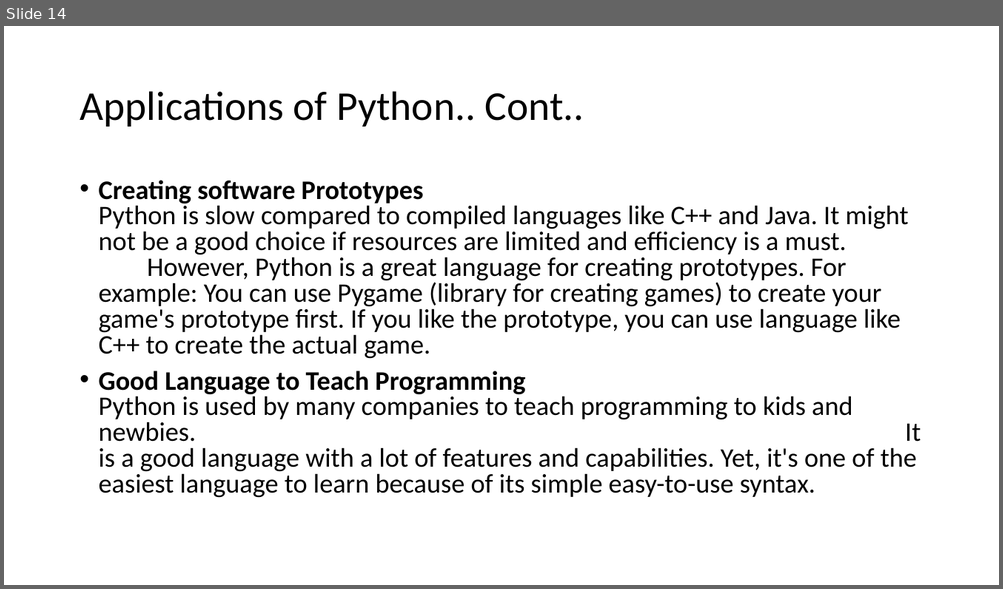
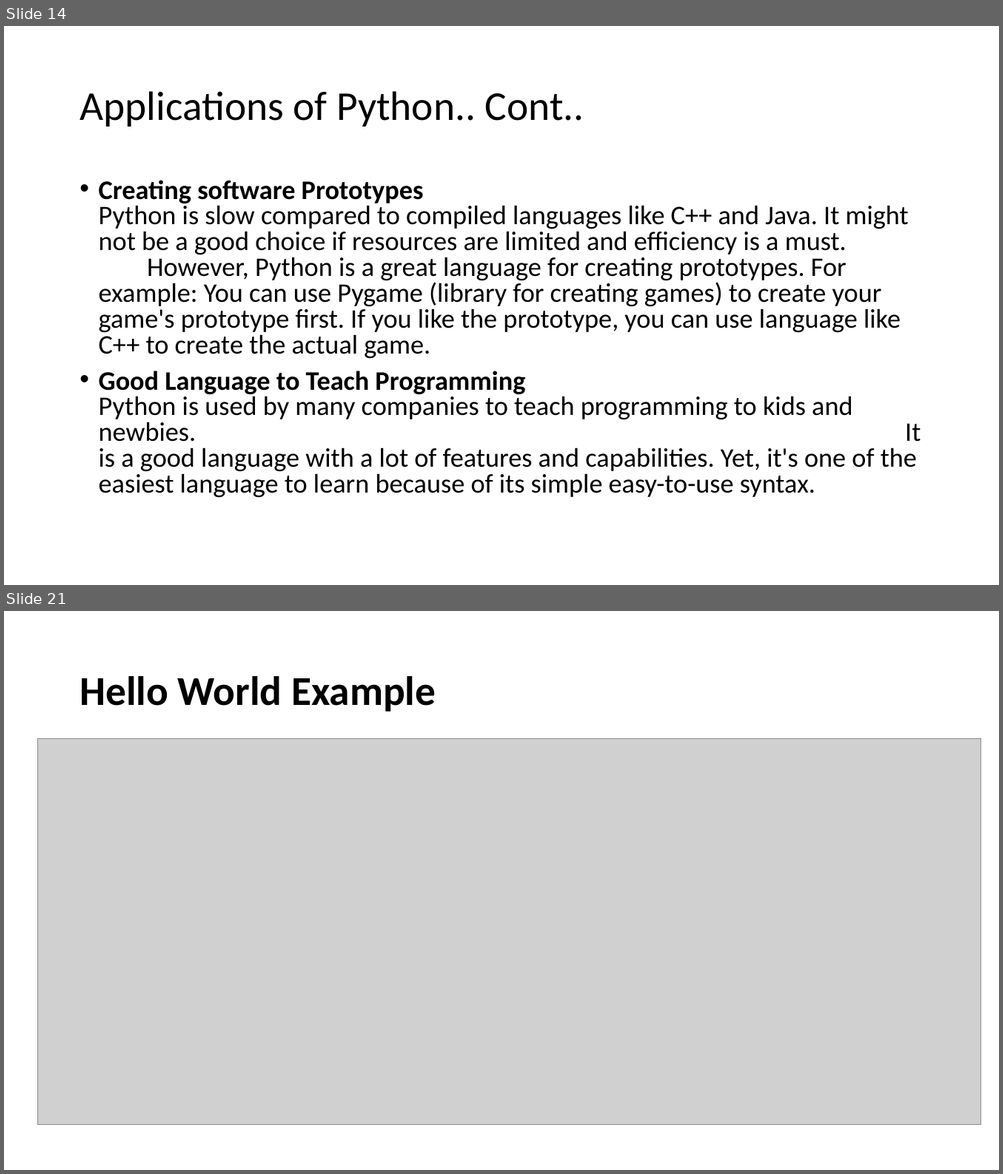
Before and after one commit to sumitshankar1126/Python-Introduction-, a slide deck: IntroductionOfPython.pptx. Shown one above the other, each under a label of ours: slide 14 before the commit, slides 14 and 21 after it; the slides between them are not shown. The pictures are 1003x589 and 1003x1174 pixels, drawn with LibreOffice and Linux fonts; fonts in the diff are those of the drawing; grey boxes stand for pictures. Boxes give left, top, right and bottom in pixels: in the first picture for what was removed or moved away, otherwise in the second. Text is boxed around its words. In the diff, an @@ line names an element or a change of style, - is before the commit and + after.

```diff
--- a/IntroductionOfPython.pptx
+++ b/IntroductionOfPython.pptx
@@ slide 21 added at bbox=[4, 611, 999, 1170], background #FFFFFF @@
@@ title added at bbox=[79, 676, 435, 712], 39.6 pt, text #000000, bold @@
+Hello World Example
@@ picture added at bbox=[37, 738, 981, 1125] @@
```
Also in this commit, not shown: 6 other slides added.
